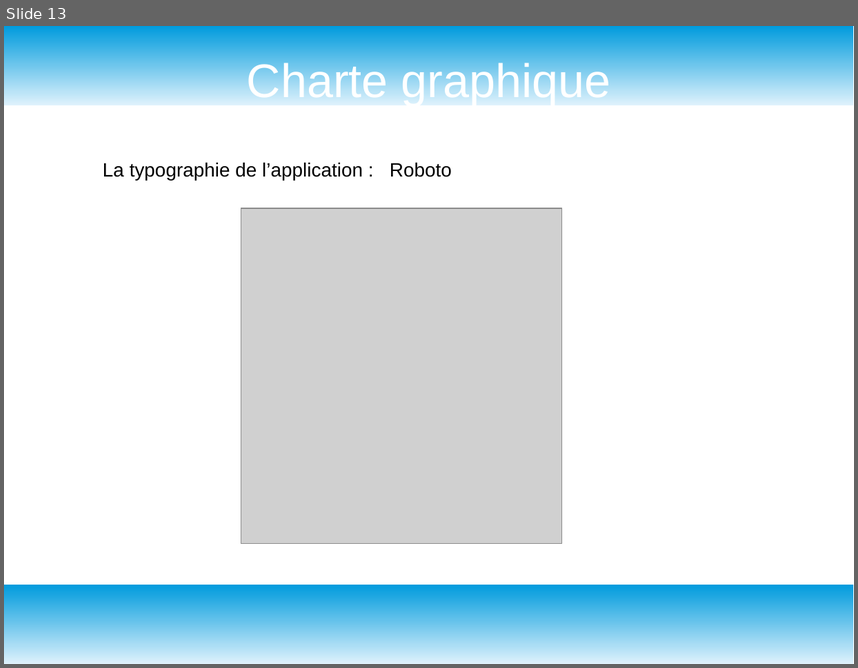
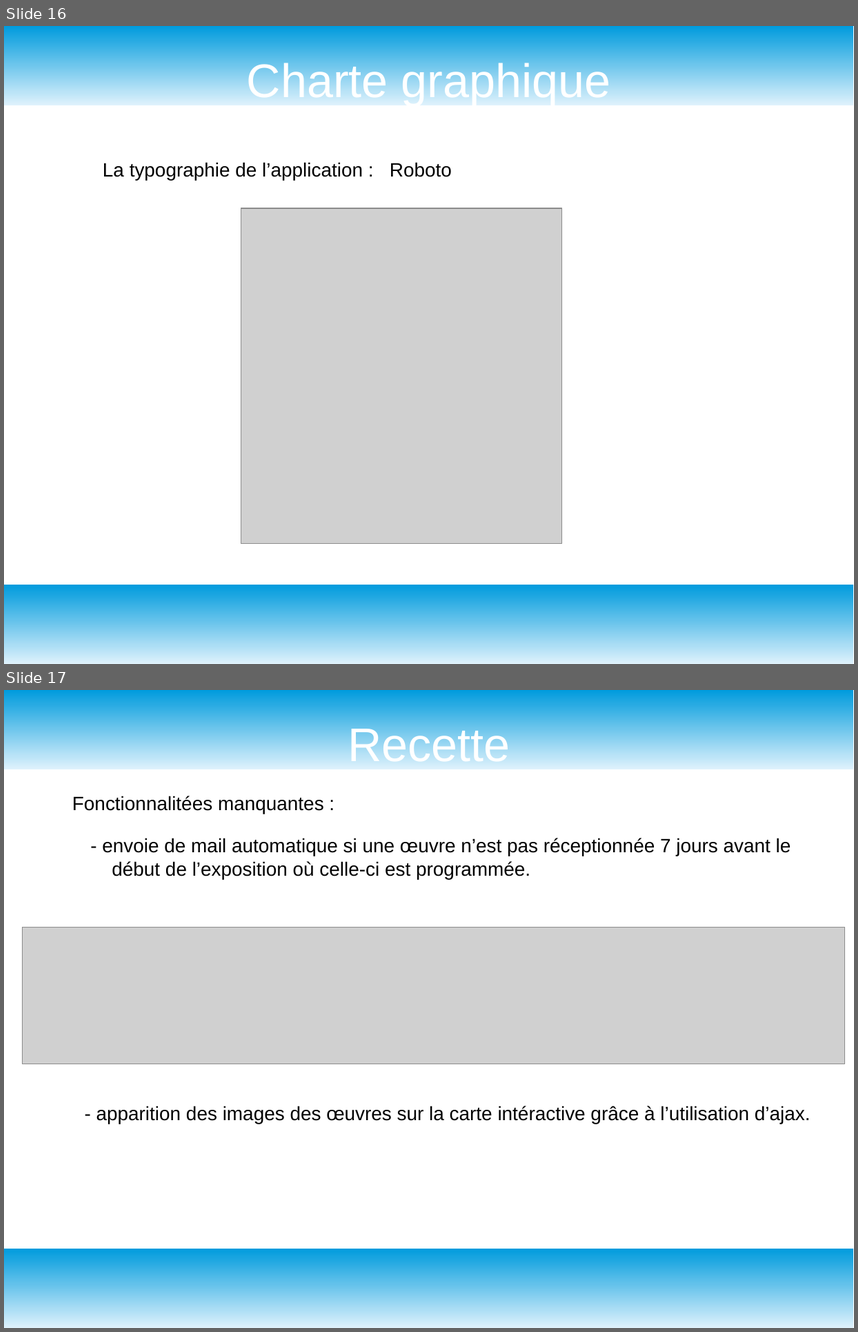
Before and after one commit to GuyomH/Fil-Rouge, a slide deck: assets/grand angle diapo.odp. Shown one above the other, each under a label of ours: slide 13 before the commit, slides 16 and 17 after it. The pictures are 858x668 and 858x1332 pixels, drawn with LibreOffice and Linux fonts; fonts in the diff are those of the drawing; grey boxes stand for pictures. Boxes give left, top, right and bottom in pixels: in the first picture for what was removed or moved away, otherwise in the second. Text is boxed around its words. In the diff, an @@ line names an element or a change of style, - is before the commit and + after.

```diff
--- a/assets/grand angle diapo.odp
+++ b/assets/grand angle diapo.odp
@@ slide 17 added at (x1=4, y1=690, x2=854, y2=1328), background #FFFFFF; not listed: 2 template elements that a slide beside it also shows @@
@@ title added at (x1=348, y1=723, x2=510, y2=762), 44 pt, text #FFFFFF @@
+Recette
@@ text added at (x1=72, y1=796, x2=324, y2=814), 18 pt, text #000000 @@
+Fonctionnalitées manquantes :
@@ text added at (x1=102, y1=838, x2=791, y2=879), 18 pt, text #000000 @@
+- envoie de mail automatique si une œuvre n’est pas réceptionnée 7 jours avant le début de l’exposition où celle-ci est programmée.
@@ picture added at (x1=23, y1=927, x2=846, y2=1063) @@
@@ text added at (x1=96, y1=1105, x2=811, y2=1123), 18 pt, text #000000 @@
+- apparition des images des œuvres sur la carte intéractive grâce à l’utilisation d’ajax.
@@ what was slide 13 is now slide 16 @@
```
Also in this commit, not shown: 1 slide changed, 6 other slides added, 2 slides removed.
